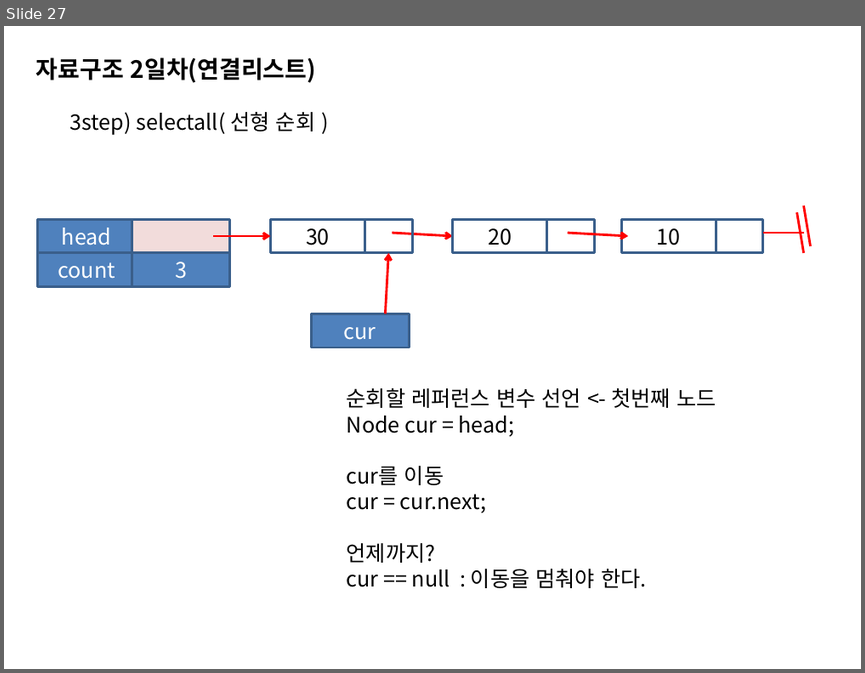
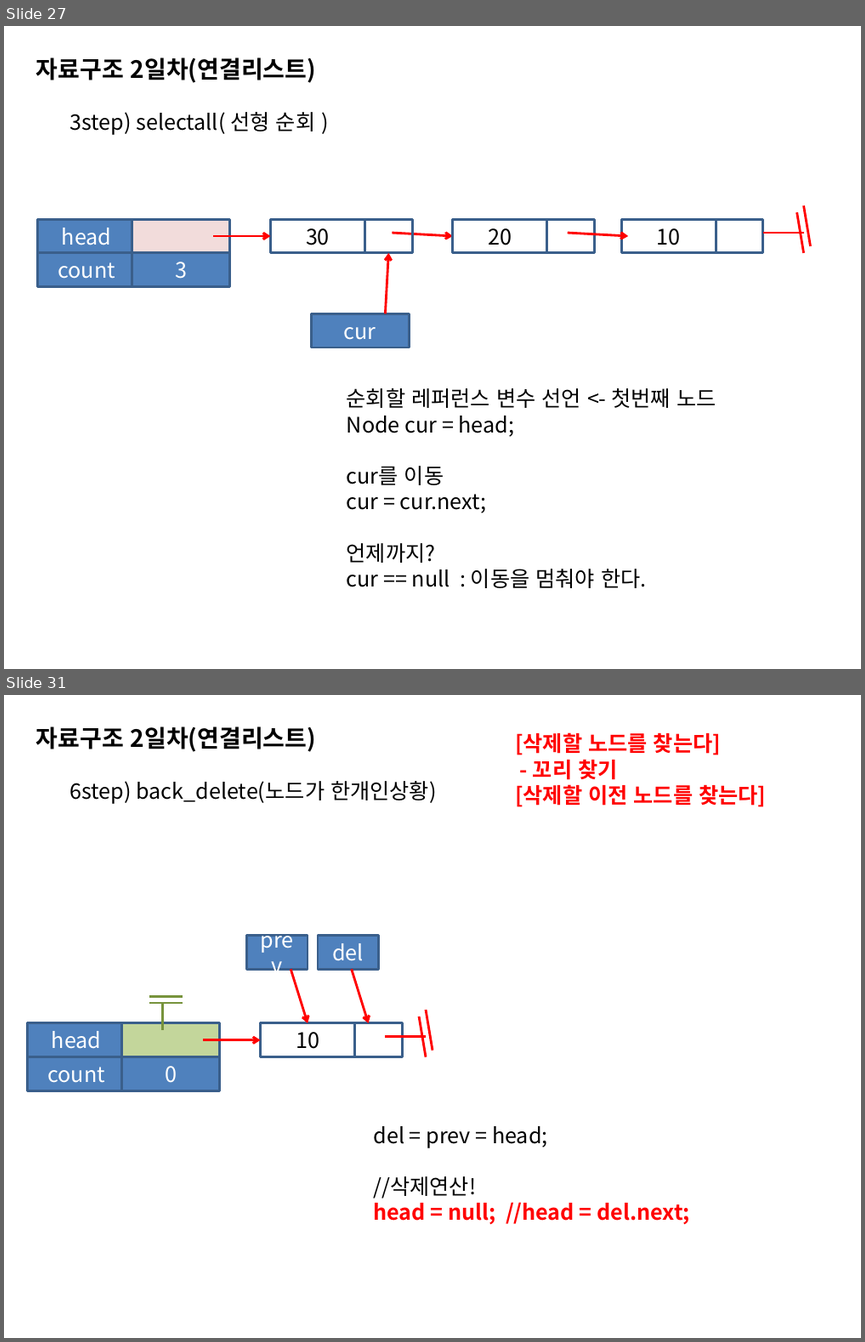
Before and after one commit to sing2song/TILDS, a slide deck: Java자료구조2.pptx. Shown one above the other, each under a label of ours: slide 27 before the commit, slides 27 and 31 after it; the slides between them are not shown. The pictures are 865x673 and 865x1342 pixels, drawn with LibreOffice and Linux fonts; fonts in the diff are those of the drawing. Boxes give left, top, right and bottom in pixels: in the first picture for what was removed or moved away, otherwise in the second. Text is boxed around its words. In the diff, an @@ line names an element or a change of style, - is before the commit and + after.

```diff
--- a/Java자료구조2.pptx
+++ b/Java자료구조2.pptx
@@ slide 31 added at (x1=4, y1=695, x2=861, y2=1338), background #FFFFFF @@
@@ text added at (x1=36, y1=726, x2=316, y2=752), 20 pt, text #000000, bold @@
+자료구조 2일차(연결리스트)
@@ text added at (x1=515, y1=732, x2=766, y2=807), 18 pt, text #FF0000, bold @@
+[삭제할 노드를 찾는다]
+- 꼬리 찾기
+[삭제할 이전 노드를 찾는다]
@@ text added at (x1=69, y1=781, x2=436, y2=804), 18 pt, text #000000 @@
+6step) back_delete(노드가 한개인상황)
@@ rectangle added at (x1=246, y1=936, x2=307, y2=970), fill #4F81BD, outline #3A5F8C 2 pt, 18 pt, text #FFFFFF @@
+prev
@@ rectangle added at (x1=318, y1=936, x2=378, y2=970), fill #4F81BD, outline #3A5F8C 2 pt, 18 pt, text #FFFFFF @@
+del
@@ arrow added from (291, 970) to (307, 1023), #FF0000 2 pt @@
@@ arrow added from (352, 970) to (368, 1023), #FF0000 2 pt @@
@@ line added from (148, 996) to (183, 996), #77933C 2 pt @@
@@ rectangle added at (x1=28, y1=1023, x2=126, y2=1056), fill #4F81BD, outline #3A5F8C 2 pt, 18 pt, text #FFFFFF @@
+head
@@ rectangle added at (x1=122, y1=1023, x2=220, y2=1056), fill #C3D69B, outline #3A5F8C 2 pt @@
@@ line added from (148, 1003) to (183, 1003), #77933C 2 pt @@
@@ line added from (162, 1003) to (162, 1030), #77933C 2 pt @@
@@ rectangle added at (x1=260, y1=1023, x2=354, y2=1056), outline #3A5F8C 2 pt, 18 pt, text #000000 @@
+10
@@ rectangle added at (x1=354, y1=1023, x2=402, y2=1056), fill #FFFFFF, outline #3A5F8C 2 pt @@
@@ line added from (419, 1016) to (426, 1056), #FF0000 2 pt @@
@@ line added from (426, 1009) to (432, 1049), #FF0000 2 pt @@
@@ arrow added from (203, 1040) to (260, 1040), #FF0000 2 pt @@
@@ line added from (386, 1037) to (426, 1037), #FF0000 2 pt @@
@@ rectangle added at (x1=28, y1=1056, x2=126, y2=1090), fill #4F81BD, outline #3A5F8C 2 pt, 18 pt, text #FFFFFF @@
+count
@@ rectangle added at (x1=122, y1=1056, x2=220, y2=1090), fill #4F81BD, outline #3A5F8C 2 pt, 18 pt, text #FFFFFF @@
+0
@@ text added at (x1=374, y1=1126, x2=690, y2=1225), 18 pt, text #FF0000, bold @@
+del = prev = head;
+//삭제연산!
+head = null; //head = del.next;
```
Also in this commit, not shown: 1 slide changed, 4 other slides added, 30 other files.
